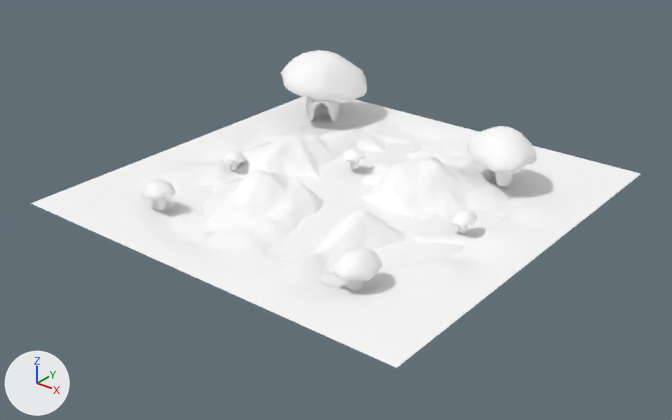
Two versions of the glTF model assets/models/mushtown.glb, one commit apart.
Rendered twice from a 50 mm camera at (55.1, -72.6, 37.7) aimed at (0.9, -4.8, -4.3). The axes (+X, +Y, +Z) are drawn at lower left. The lights are the same throughout. The first picture is the older version. Where no turn or scale is listed for an object, it has been applied to the vertices.

Script lines for the objects in view, before the commit:
```python
ob_cube = bpy.data.objects.new('Cube', me_cube_002)
ob_cube.location = (-8.0, 14.96, 0.73)
ob_cube.rotation_euler = (0.0, 3.142, 0.8)  # degrees (0, 180, 46)
ob_cube.scale = (-0.384, -0.14, -0.178)
ob_cube_001 = bpy.data.objects.new('Cube.001', me_cube_003)
ob_cube_001.location = (7.7, 6.37, 2.2)
ob_cube_001.rotation_euler = (0.0, -3.142, -0.254)  # degrees (0, -180, -15)
ob_cube_001.scale = (-0.354, -0.129, -0.164)
ob_cube_002 = bpy.data.objects.new('Cube.002', me_cube_001)
ob_cube_002.location = (15.64, -3.0, -0.4)
ob_cube_002.rotation_euler = (3.142, 0.0, 1.496)  # degrees (180, 0, 86)
ob_cube_002.scale = (-0.13, -0.0473, -0.06)
ob_cube_003 = bpy.data.objects.new('Cube.003', me_cube_004)
ob_cube_003.location = (-9.2, -9.13, -0.4)
ob_cube_003.rotation_euler = (3.142, 0.0, -1.112)  # degrees (180, 0, -64)
ob_cube_003.scale = (-0.13, -0.0473, -0.06)
ob_cube_004 = bpy.data.objects.new('Cube.004', me_cube_005)
ob_cube_004.location = (14.35, -15.59, 0.35)
ob_cube_004.rotation_euler = (3.142, 0.0, 1.241)  # degrees (180, 0, 71)
ob_cube_004.scale = (-0.218, -0.0793, -0.101)
ob_cube_005 = bpy.data.objects.new('Cube.005', me_cube_006)
ob_cube_005.location = (1.01, 0.95, -0.4)
ob_cube_005.rotation_euler = (3.142, 0.0, -0.201)  # degrees (180, 0, -12)
ob_cube_005.scale = (-0.13, -0.0473, -0.06)
ob_cube_007 = bpy.data.objects.new('Cube.007', me_cube_008)
ob_cube_007.location = (-6.89, -19.23, 0.14)
ob_cube_007.rotation_euler = (3.142, 0.0, -0.392)  # degrees (180, 0, -22)
ob_cube_007.scale = (-0.182, -0.0664, -0.0843)
ob_landscape_002 = bpy.data.objects.new('Landscape.002', me_landscape_002)
ob_landscape_002.location = (1.47, -3.81, -2.0)
# also in view: 'Landscape_plane' at (1.5, -3.8, -2.4)
```
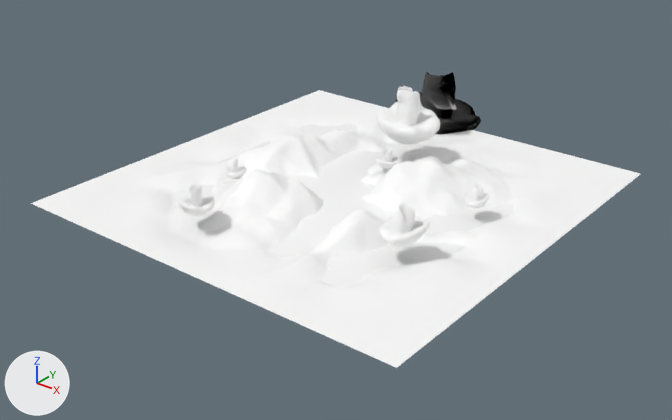
The change in detail:
Object 'Cube.002' (ob_cube_002) is rescaled from (-0.13, -0.0473, -0.06) to (0.13, 0.0473, 0.06).
Object 'Cube.003' (ob_cube_003) is rescaled from (-0.13, -0.0473, -0.06) to (0.13, 0.0473, 0.06).
Object 'Cube.004' (ob_cube_004) is rescaled from (-0.218, -0.0793, -0.101) to (0.218, 0.0793, 0.101).
Object 'Cube.005' (ob_cube_005) is rescaled from (-0.13, -0.0473, -0.06) to (0.13, 0.0473, 0.06).
Object 'Cube.007' (ob_cube_007) is rescaled from (-0.182, -0.0664, -0.0843) to (0.182, 0.0664, 0.0843).
Object 'Cube' (ob_cube) is rescaled from (-0.384, -0.14, -0.178) to (0.384, 0.14, 0.178).
Object 'Cube.001' (ob_cube_001) is rescaled from (-0.354, -0.129, -0.164) to (0.354, 0.129, 0.164).

What differs and where, as boxes [x1, y1, x2, y2] in the pictures (672 x 420 px):
'Cube', rescaled
    before: [281, 50, 367, 122]
    after: [394, 72, 481, 134]
'Cube.001', rescaled (10% narrower)
    before: [467, 126, 537, 187]
    after: [377, 86, 440, 144]
'Cube.004', rescaled
    before: [328, 247, 382, 290]
    after: [379, 203, 430, 247]
'Cube.007', rescaled (9% taller)
    before: [141, 179, 176, 210]
    after: [179, 183, 215, 217]
'Cube.002', rescaled (7% narrower)
    before: [450, 209, 478, 234]
    after: [464, 184, 490, 208]
'Cube.005', rescaled
    before: [343, 148, 366, 169]
    after: [376, 148, 400, 169]
'Cube.003', rescaled
    before: [223, 150, 246, 171]
    after: [223, 157, 247, 179]
